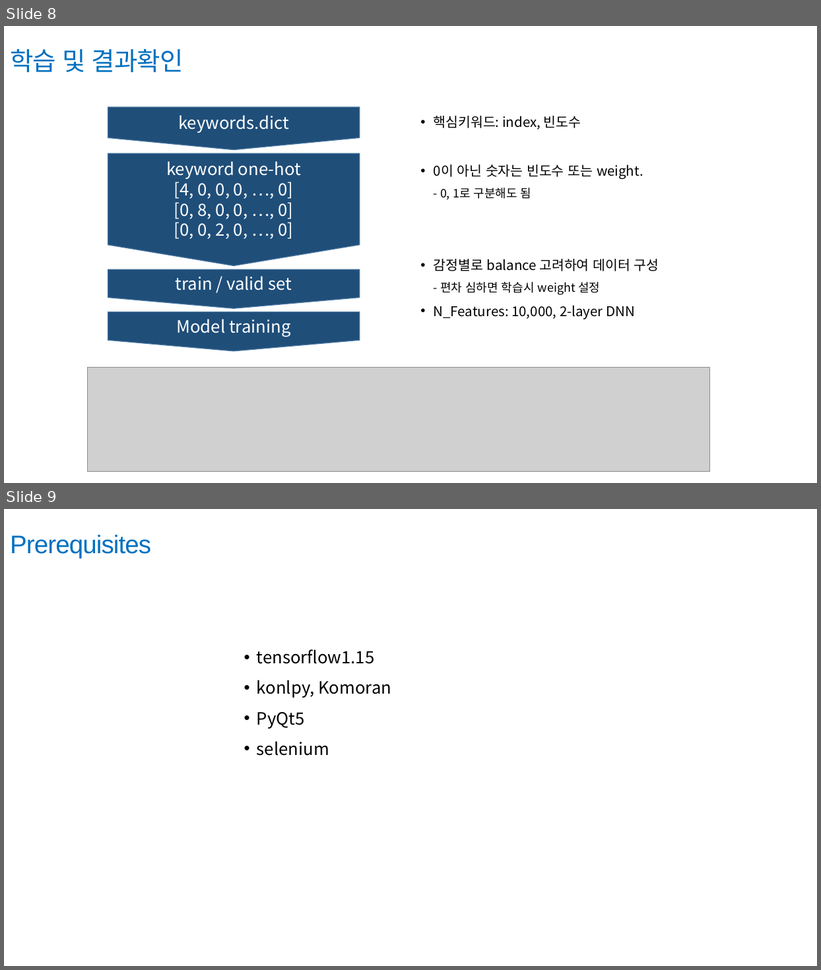
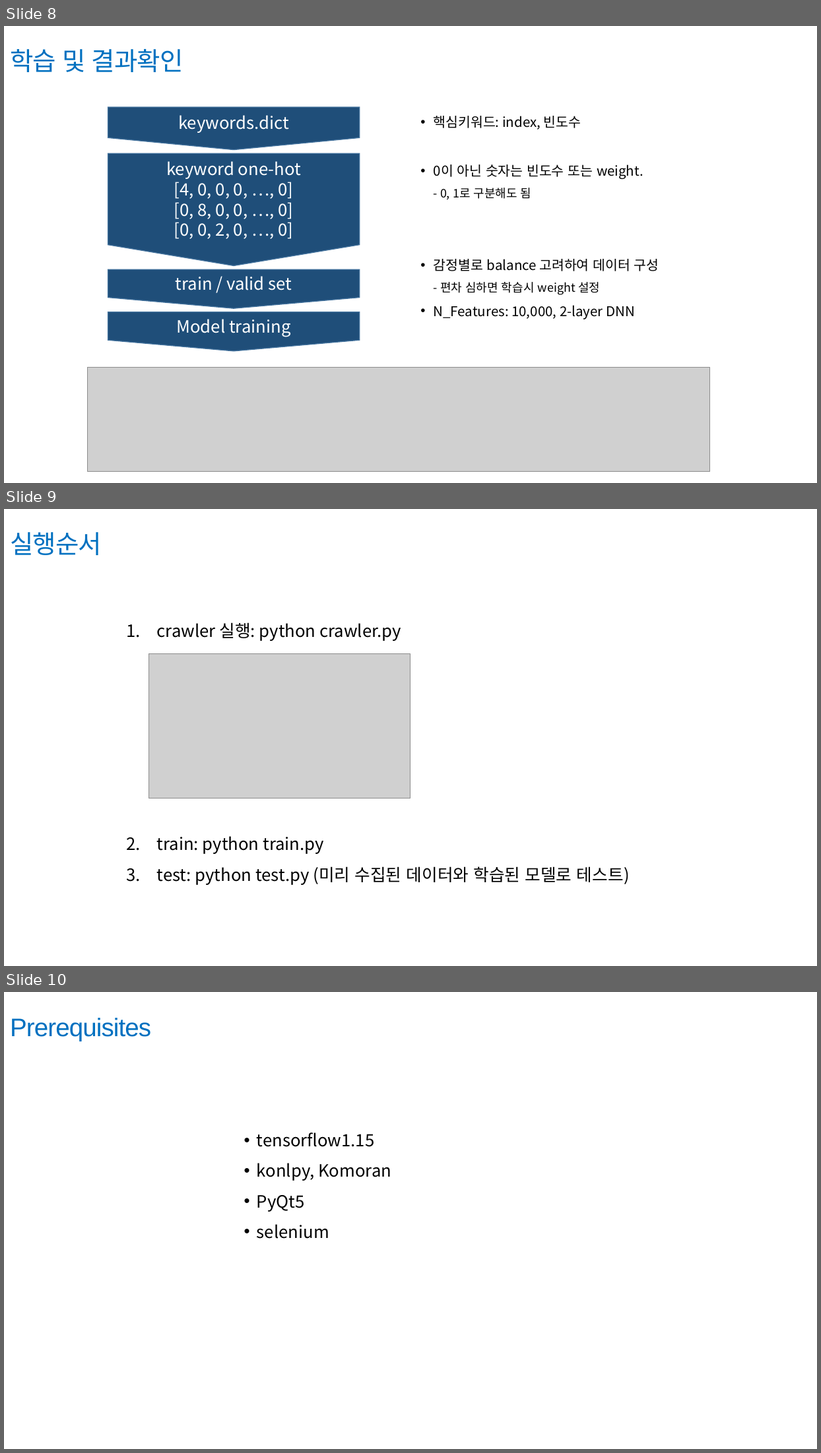
Before and after one commit to lee029956/sentiments_in_mall, a slide deck: 쇼핑몰 댓글 감정분석.pptx. Shown one above the other, each under a label of ours: slides 8 and 9 before the commit, slides 8, 9 and 10 after it. The pictures are 821x970 and 821x1453 pixels, drawn with LibreOffice and Linux fonts; fonts in the diff are those of the drawing; grey boxes stand for pictures. Boxes give left, top, right and bottom in pixels: in the first picture for what was removed or moved away, otherwise in the second. Text is boxed around its words. In the diff, an @@ line names an element or a change of style, - is before the commit and + after.

Commit message:
update

```diff
--- a/쇼핑몰 댓글 감정분석.pptx
+++ b/쇼핑몰 댓글 감정분석.pptx
@@ slide 9 added at <box>4,509,817,966</box>, background #FFFFFF @@
@@ text added at <box>10,532,102,555</box>, 30 pt, text #0070C0 @@
+실행순서
@@ text added at <box>157,623,630,885</box>, 20 pt, text #000000 @@
+1. crawler 실행: python crawler.py
+2. train: python train.py
+3. test: python test.py (미리 수집된 데이터와 학습된 모델로 테스트)
@@ picture added at <box>149,654,411,798</box> @@
@@ what was slide 9 is now slide 10 @@
```
